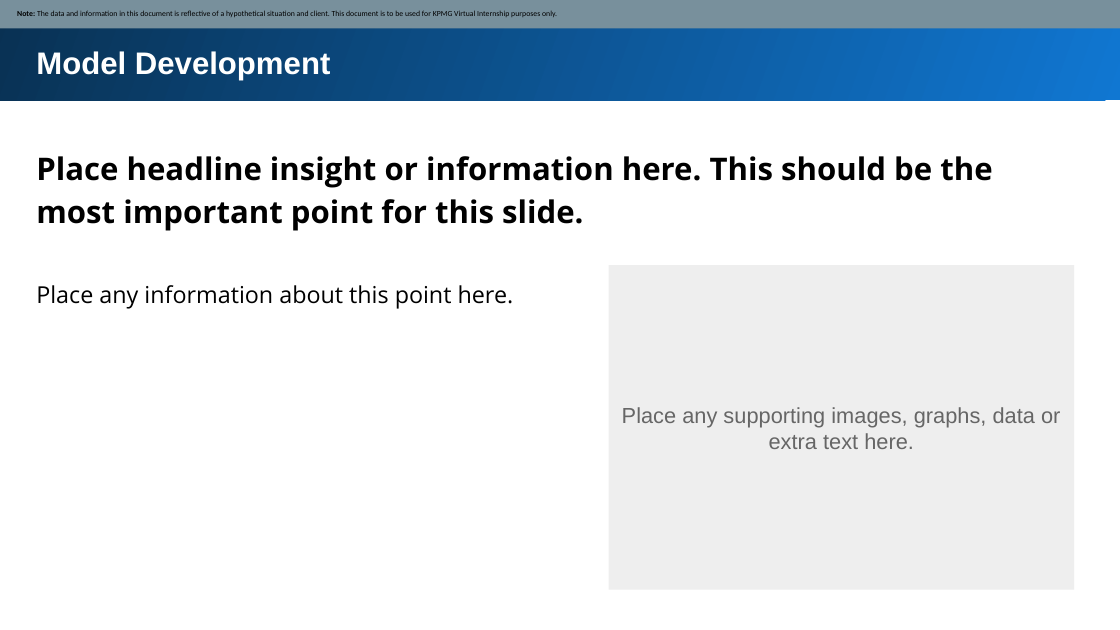
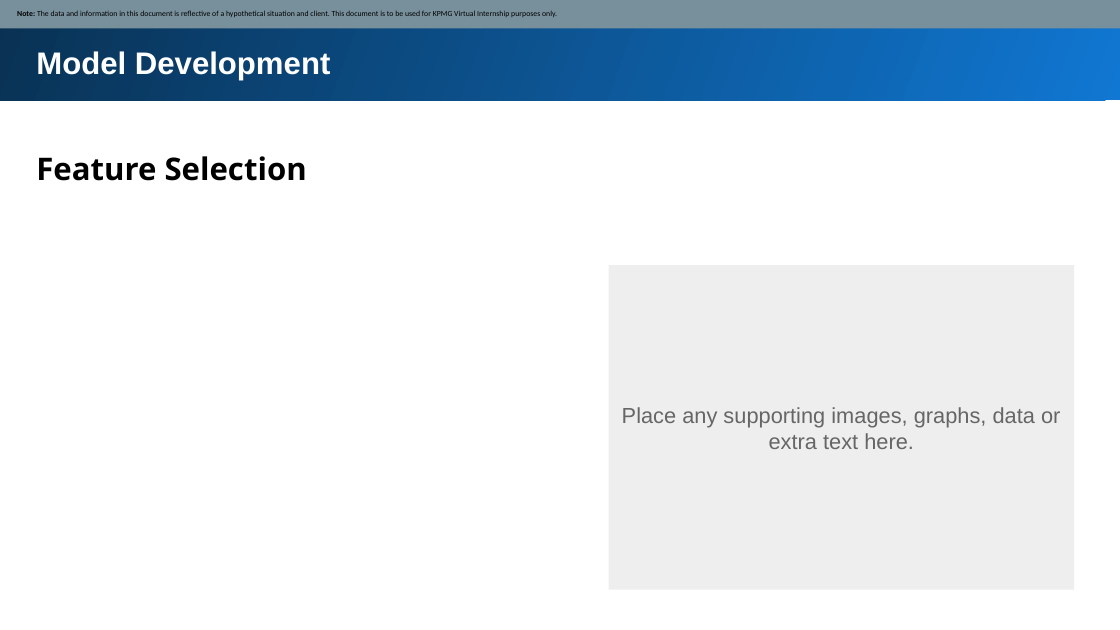
Before and after one commit to Thanh-8213/KPMG_intern, a slide deck: slide 7 of Analysis/Module 2/Module_2_Template_slide.pptx (slide 5 before the commit). Drawn at 1120x630 pixels with LibreOffice and Linux fonts; fonts in the diff are those of the drawing. Boxes give left, top, right and bottom in pixels: in the first picture for what was removed or moved away, otherwise in the second. Text is boxed around its words. In the diff, an @@ line names an element or a change of style, - is before the commit and + after.

```diff
--- a/Analysis/Module 2/Module_2_Template_slide.pptx
+++ b/Analysis/Module 2/Module_2_Template_slide.pptx
@@ text at [36, 156, 307, 181]: text changed @@
-Place headline insight or information here. This should be the most important point for this slide.
+Feature Selection
@@ text removed at [36, 285, 514, 309] @@
-Place any information about this point here.
```
Also in this commit, not shown: 3 other slides changed, 2 slides added, 2 other files.
